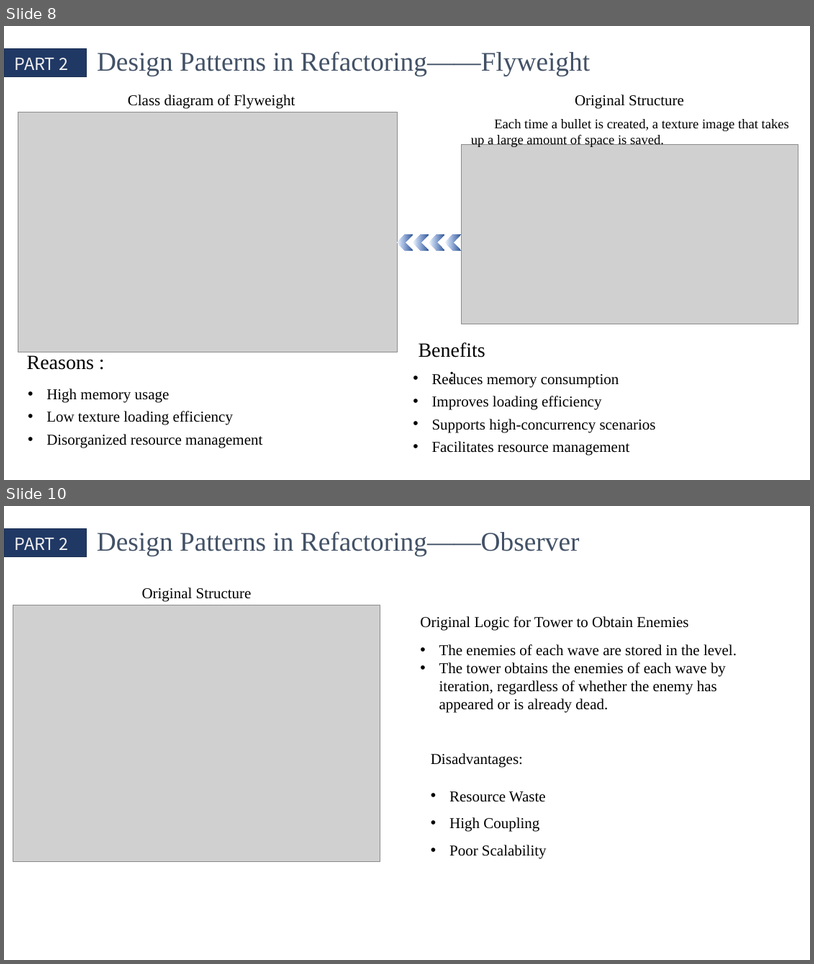
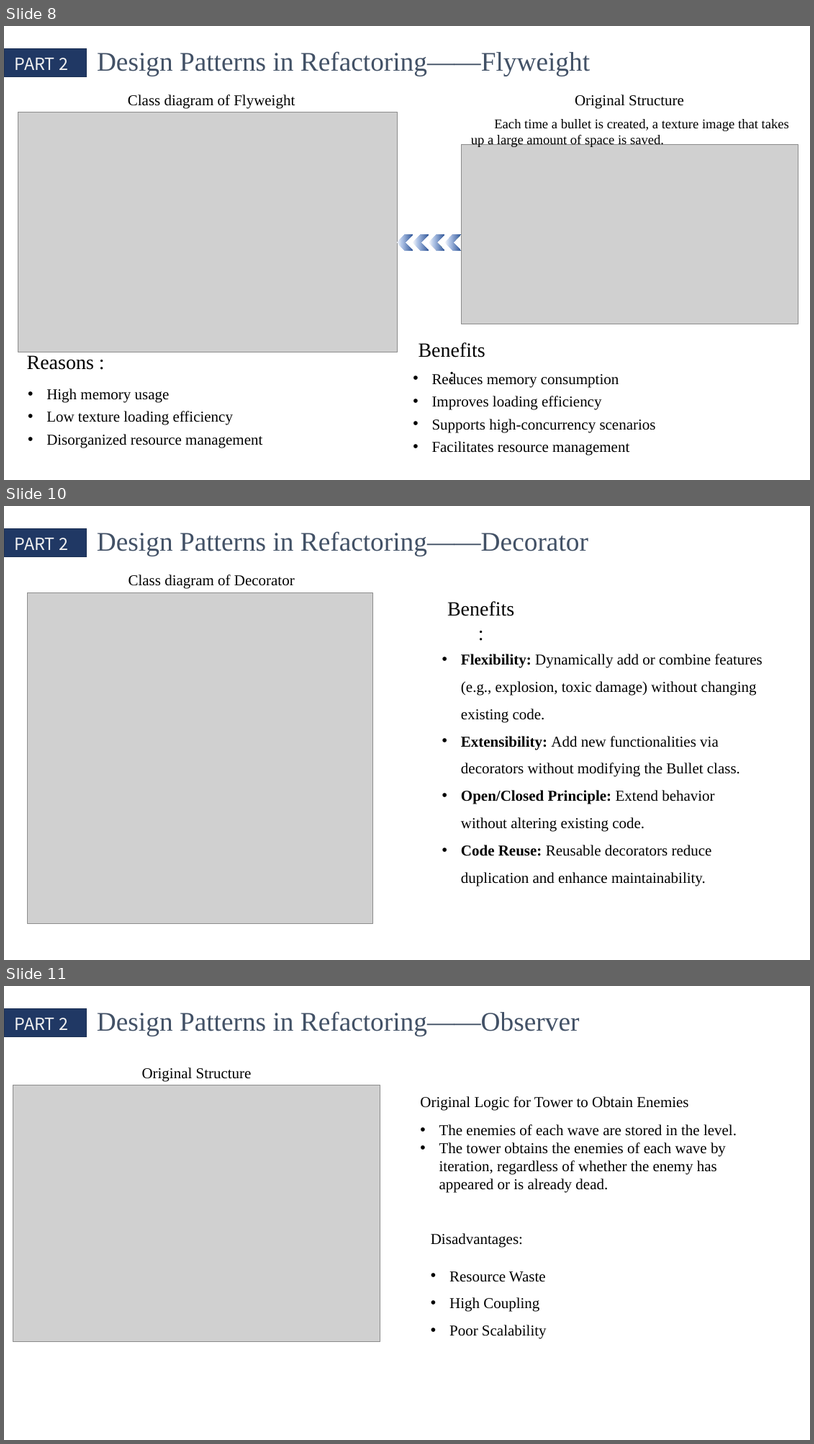
Before and after one commit to QinCheng0928/Cocos2d, a slide deck: 文档/DesignPattern.pptx. Shown one above the other, each under a label of ours: slides 8 and 10 before the commit, slides 8, 10 and 11 after it; the slides between them are not shown. The pictures are 814x964 and 814x1444 pixels, drawn with LibreOffice and Linux fonts; fonts in the diff are those of the drawing; grey boxes stand for pictures. Boxes give left, top, right and bottom in pixels: in the first picture for what was removed or moved away, otherwise in the second. Text is boxed around its words. In the diff, an @@ line names an element or a change of style, - is before the commit and + after.

```diff
--- a/文档/DesignPattern.pptx
+++ b/文档/DesignPattern.pptx
@@ slide 10 added at (x1=4, y1=506, x2=810, y2=960), background #FFFFFF @@
@@ rectangle added at (x1=4, y1=529, x2=86, y2=557), fill #203864, outline #1E3256 1 pt @@
@@ text added at (x1=15, y1=538, x2=68, y2=550), 20 pt, text #F2F2F2 @@
+PART 2
@@ text added at (x1=97, y1=531, x2=589, y2=556), 32 pt, text #425166 @@
+Design Patterns in Refactoring——Decorator
@@ text added at (x1=129, y1=574, x2=295, y2=589), 18 pt, text #000000 @@
+Class diagram of Decorator
@@ picture added at (x1=28, y1=593, x2=373, y2=924) @@
@@ text added at (x1=448, y1=601, x2=514, y2=616), 24 pt, text #000000 @@
+Benefits :
@@ text added at (x1=461, y1=654, x2=762, y2=885), 18 pt, text #000000 @@
+• Flexibility: Dynamically add or combine features (e.g., explosion, toxic damage) without changing existing code.
+• Extensibility: Add new functionalities via decorators without modifying the Bullet class.
+• Open/Closed Principle: Extend behavior without altering existing code.
+• Code Reuse: Reusable decorators reduce duplication and enhance maintainability.
@@ what was slide 10 is now slide 11 @@
```
Also in this commit, not shown: 3 slides changed, 1 other file.
